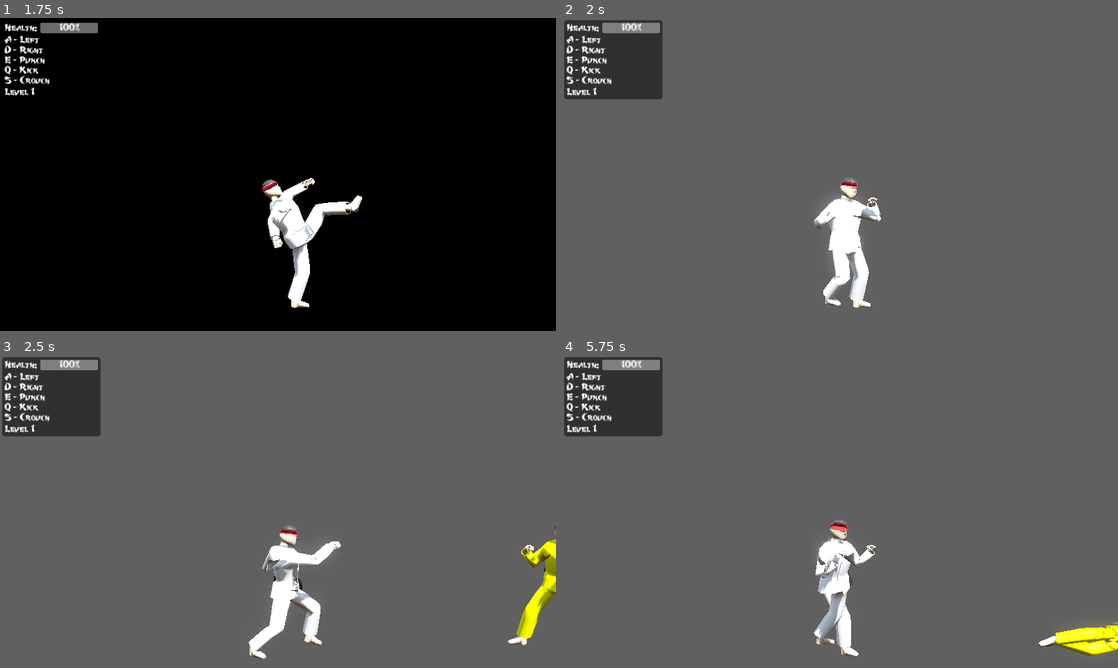
Above: before the commit, frames 1-4 (two rows, left to right).
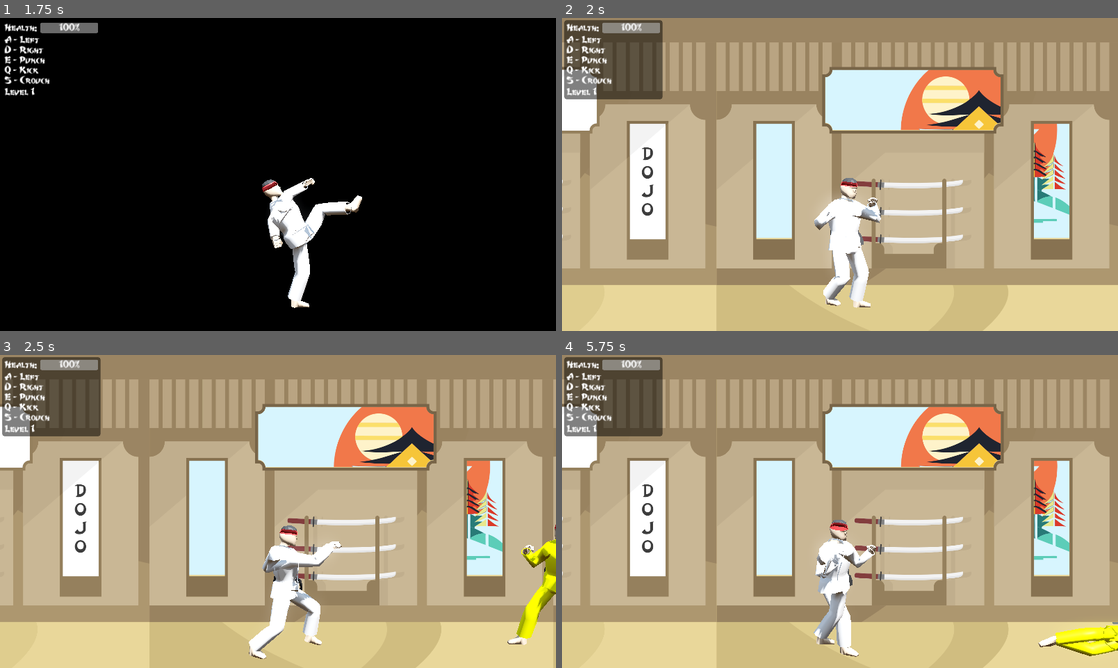
Above: after the commit, the same moments.

Repository: Oliver-Misbach/EnterTheDojo
Game: Godot game, scene res://src/menu/main_menu.tscn
Two runs of this game, one before a commit and one after it. Both use one fixed random seed, a clock stepped at 60 frames per second and the inputs below. The engine's default icon, where the game draws it, is replaced by a stand-in: a white triangle on a blue panel in a dark square.
Inputs:
- Up to frame 1 (1.75 s): tap Enter at 0.5 s; hold D (right) 0.53-1.28 s; tap S (crouch) at 0.6 s; hold A (left) from 1.28 s (still down); tap Q (kick) at 1.35 s
- Up to frame 2 (2 s): keep holding A (left)
- Up to frame 3 (2.5 s): release A (left) at 2.03 s; hold D (right) from 2.03 s (still down); tap E (punch) at 2.1 s
- Up to frame 4 (5.75 s): tap one key every 0.75 s from 2.85 s: S (crouch) Q (kick) E (punch) S (crouch); release D (right) at 3.53 s; hold A (left) from 3.53 s (still down)

Frame 1 is identical in both runs. In frame 2, 96% of the frame differs, in the area x 0-100%, y 0-100%; in frame 3, 95%; in frame 4, 95%.

Commit message:
improve complete level logic
- once reaching goal must defeat all enemies
- switches 1 second after last enemy killed

Diff:
--- a/src/world/enemy_spawner.gd
+++ b/src/world/enemy_spawner.gd
@@ -1,3 +1,4 @@
+class_name EnemySpawner
 extends Node
 
 
@@ -15,6 +16,9 @@
 
 
 func _on_timer_timeout() -> void:
+	if world._player_at_next_level:
+		return
+
 	if types.is_empty():
 		return
 
@@ -49,6 +53,9 @@
 
 func _on_enemy_death(enemy: Enemy) -> void:
 	enemies.erase(enemy)
+
 	if enemy is Boss:
-		var complete_timer := get_tree().create_timer(1.0)
-		Global.ok(complete_timer.timeout.connect(world.complete_level))
+		world.complete_level()
+		return
+
+	world.try_complete_level()
--- a/src/world/world.gd
+++ b/src/world/world.gd
@@ -7,14 +7,27 @@
 @export var player: Player
 
 
+@onready var enemy_spawner: EnemySpawner = %EnemySpawner
 @onready var background: Parallax2D = %Background
 @onready var point_timer: Timer = $PointTimer
+@onready var next_level: Area2D = %NextLevel
+
+
+var _player_at_next_level := false
 
 
 func _ready() -> void:
 	background.scroll_scale = Vector2(background_scroll, background_scroll)
 	# force update; works around Godot bug
 	background.screen_offset = Vector2.ZERO
+
+
+func try_complete_level() -> void:
+	if not enemy_spawner.enemies.is_empty():
+		return
+	if not _player_at_next_level:
+		return
+	complete_level()
 
 
 func complete_level() -> void:
@@ -26,9 +39,12 @@
 
 	Global.save_enc()
 
+	await get_tree().create_timer(1.0).timeout
+
 	get_tree().change_scene_to_packed(preload("res://src/menu/score_menu.tscn"))
 
 
 func _on_next_level_body_entered(body: Node2D) -> void:
-	if body is Player:
-		complete_level()
+	if body == player:
+		_player_at_next_level = true
+		try_complete_level()
--- a/src/world/world.tscn
+++ b/src/world/world.tscn
@@ -28,7 +28,7 @@
 glow_enabled = true
 
 [sub_resource type="RectangleShape2D" id="RectangleShape2D_s4duf"]
-size = Vector2(256, 1e+06)
+size = Vector2(64, 4096)
 
 [sub_resource type="RectangleShape2D" id="RectangleShape2D_w5r1p"]
 size = Vector2(64, 4096)
@@ -53,6 +53,7 @@
 script = ExtResource("2_s04er")
 
 [node name="EnemySpawner" type="Node" parent="." node_paths=PackedStringArray("world")]
+unique_name_in_owner = true
 script = ExtResource("5_q0b4x")
 world = NodePath("..")
 types = Array[PackedScene]([ExtResource("4_2xdc0"), ExtResource("5_q1qhn"), ExtResource("6_vcgl2"), ExtResource("7_obe8y"), ExtResource("8_vgjmd")])
@@ -71,7 +72,6 @@
 unique_name_in_owner = true
 
 [node name="Sprite2D" type="Sprite2D" parent="Background"]
-visible = false
 scale = Vector2(1.161, 1.161)
 texture = ExtResource("9_pxxcl")
 centered = false
@@ -82,6 +82,7 @@
 metadata/_edit_group_ = true
 
 [node name="NextLevel" type="Area2D" parent="."]
+unique_name_in_owner = true
 position = Vector2(2000, 0)
 metadata/_edit_group_ = true
 
@@ -89,7 +90,7 @@
 shape = SubResource("RectangleShape2D_s4duf")
 
 [node name="LeftWall" type="StaticBody2D" parent="."]
-position = Vector2(-64, 0)
+position = Vector2(-2821, 3500)
 metadata/_edit_group_ = true
 
 [node name="CollisionShape2D" type="CollisionShape2D" parent="LeftWall"]
@@ -104,4 +105,4 @@
 region_rect = Rect2(0, 0, 128, 16384)
 
 [connection signal="timeout" from="EnemySpawner/Timer" to="EnemySpawner" method="_on_timer_timeout"]
-[connection signal="body_entered" from="NextLevel" to="." method="_on_next_level_body_entered" flags=3]
+[connection signal="body_entered" from="NextLevel" to="." method="_on_next_level_body_entered"]
